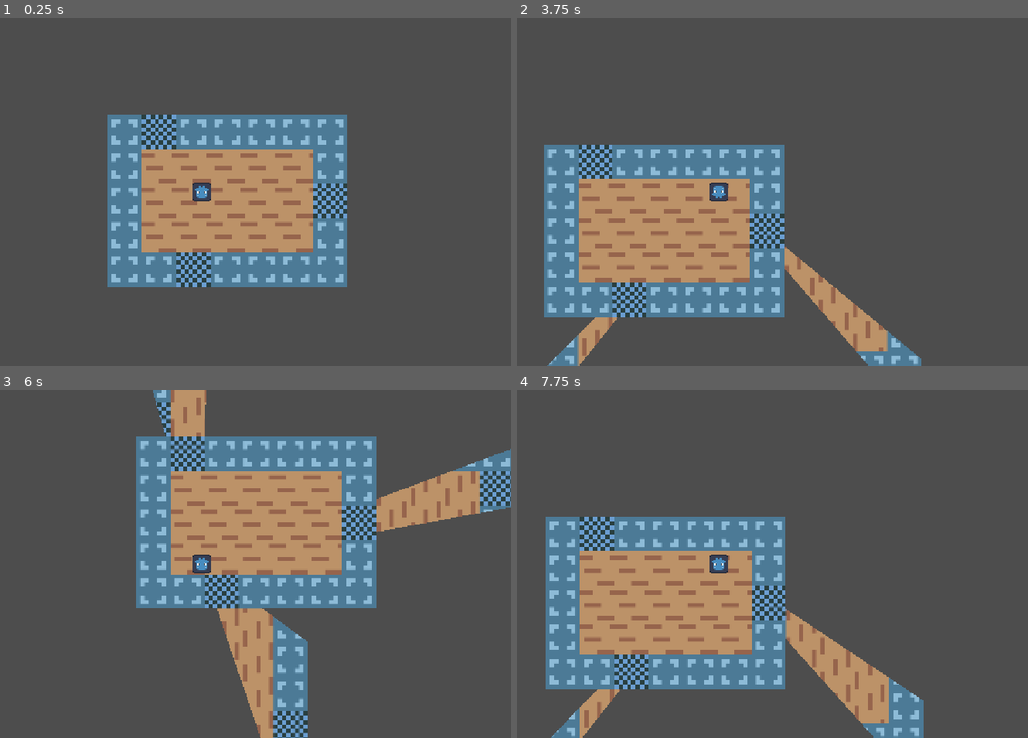
Above: before the commit, frames 1-4 (two rows, left to right).
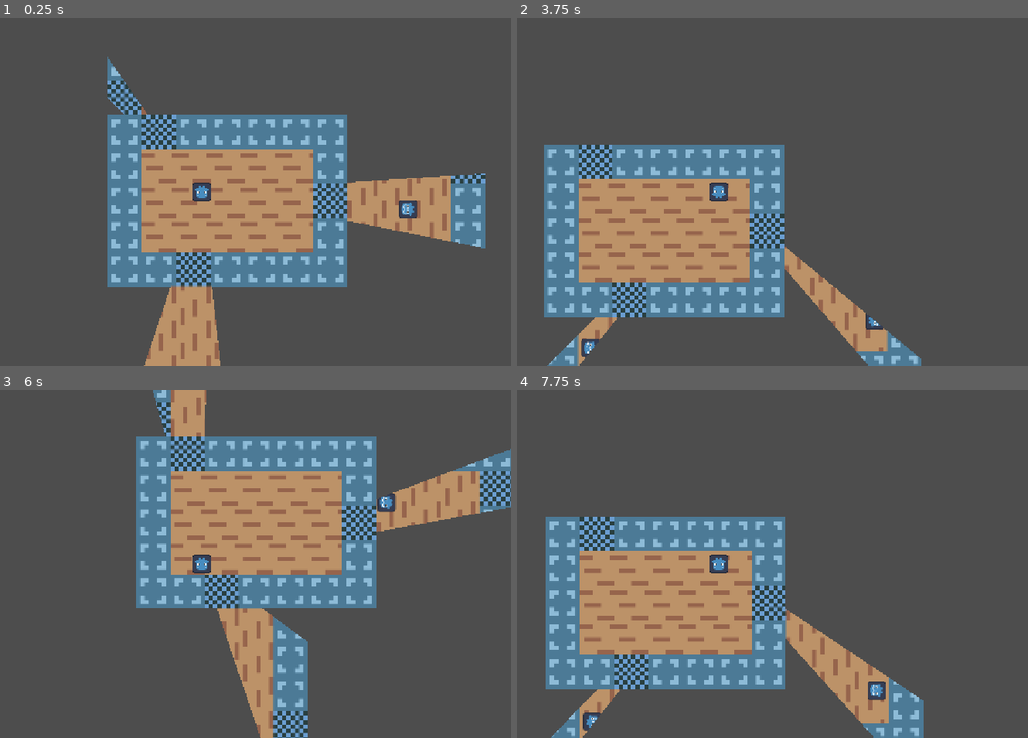
Above: after the commit, the same moments.

Repository: InsanityOnAMachine/portal-testing
Game: Godot game, scene res://Portals/demo/portal_testing.tscn
Same seed, same stepped clock (60 frames per second), same inputs: the game is played once before the commit and once after it.
Inputs:
- Up to frame 1 (0.25 s): no input
- Up to frame 2 (3.75 s): tap Enter at 0.5 s; hold D 0.53-1.28 s; hold S 1.28-2.03 s; hold D 2.03-2.78 s; tap Space at 2.75 s; hold W 2.78-3.53 s; hold A from 3.53 s (still down)
- Up to frame 3 (6 s): release A at 5.03 s; hold S 5.03-5.78 s; hold D from 5.78 s (still down)
- Up to frame 4 (7.75 s): release D at 6.53 s; hold W 6.53-7.28 s; hold D from 7.28 s (still down)

The runs differ from the first frame. In frame 1, 7.6% of the frame differs, in the area x 21-96%, y 11-100%; in frame 2, 0.2%; in frame 3, 0.2%; in frame 4, 0.3%.

Commit message:
separated PortalRenderer

Diff:
--- a/Portals/demo/basic_mover.gd
+++ b/Portals/demo/basic_mover.gd
@@ -17,6 +17,7 @@
 
 
 func _process(delta):
+	super._process(delta)
 
 	var any_pressed = false
 
--- a/Portals/demo/portal_testing.tscn
+++ b/Portals/demo/portal_testing.tscn
@@ -7,6 +7,19 @@
 [ext_resource type="Texture2D" uid="uid://bxav4rgy06bqu" path="res://Portals/demo/demo_wall_floor.png" id="4_nxjg0"]
 [ext_resource type="TileSet" uid="uid://bpqxcxa6caqvm" path="res://Portals/demo/demo-floor-wall.tres" id="4_xe3h3"]
 [ext_resource type="PackedScene" uid="uid://60dt68xoca71" path="res://Portals/demo/player.tscn" id="7_asoeu"]
+[ext_resource type="Script" uid="uid://p55dljw7xr2e" path="res://Portals/portal_renderer.gd" id="8_nxjg0"]
+
+[sub_resource type="ViewportTexture" id="ViewportTexture_nxjg0"]
+viewport_path = NodePath("SubViewport")
+
+[sub_resource type="ViewportTexture" id="ViewportTexture_xe3h3"]
+viewport_path = NodePath("SubViewport")
+
+[sub_resource type="ViewportTexture" id="ViewportTexture_7ciuo"]
+viewport_path = NodePath("SubViewport")
+
+[sub_resource type="ViewportTexture" id="ViewportTexture_reody"]
+viewport_path = NodePath("SubViewport")
 
 [sub_resource type="RectangleShape2D" id="RectangleShape2D_8i87d"]
 size = Vector2(512, 384)
@@ -17,12 +30,28 @@
 [sub_resource type="RectangleShape2D" id="RectangleShape2D_nxjg0"]
 size = Vector2(128, 128)
 
+[sub_resource type="ViewportTexture" id="ViewportTexture_ddsex"]
+viewport_path = NodePath("SubViewport")
+
+[sub_resource type="ViewportTexture" id="ViewportTexture_btufk"]
+viewport_path = NodePath("SubViewport")
+
+[sub_resource type="ViewportTexture" id="ViewportTexture_ky5ex"]
+viewport_path = NodePath("SubViewport")
+
+[sub_resource type="ViewportTexture" id="ViewportTexture_gxnn7"]
+viewport_path = NodePath("SubViewport")
+
+[sub_resource type="ViewportTexture" id="ViewportTexture_6hcyo"]
+viewport_path = NodePath("SubViewport")
+
 [node name="PortalTesting" type="Node2D" unique_id=1748066431]
 
 [node name="Room1" type="Node2D" parent="." unique_id=878595566]
 
 [node name="PortalRoom" parent="Room1" unique_id=1972959863 node_paths=PackedStringArray("portals") instance=ExtResource("1_3ulh2")]
 portals = [NodePath("../Sprite2D/Portal"), NodePath("../Sprite2D2/Portal"), NodePath("../Sprite2D3/Portal")]
+texture = SubResource("ViewportTexture_nxjg0")
 size = Vector2(448, 320)
 debug = false
 
@@ -78,6 +107,7 @@
 
 [node name="PortalRoom" parent="Room2" unique_id=1531253500 node_paths=PackedStringArray("portals") instance=ExtResource("1_3ulh2")]
 portals = [NodePath("../Sprite2D/Portal"), NodePath("../Sprite2D2/Portal"), NodePath("../Sprite2D3/Portal"), NodePath("../Sprite2D4/Portal"), NodePath("../Sprite2D5/Portal")]
+texture = SubResource("ViewportTexture_xe3h3")
 size = Vector2(320, 576)
 debug = false
 
@@ -167,6 +197,7 @@
 
 [node name="PortalRoom" parent="Room3" unique_id=520854967 node_paths=PackedStringArray("portals") instance=ExtResource("1_3ulh2")]
 portals = [NodePath("../Sprite2D/Portal"), NodePath("../Sprite2D2/Portal"), NodePath("../Sprite2D3/Portal"), NodePath("../Sprite2D4/Portal")]
+texture = SubResource("ViewportTexture_7ciuo")
 size = Vector2(384, 384)
 debug = false
 
@@ -239,6 +270,7 @@
 
 [node name="PortalRoom" parent="Room4" unique_id=814772763 node_paths=PackedStringArray("portals") instance=ExtResource("1_3ulh2")]
 portals = [NodePath("../Sprite2D/Portal"), NodePath("../Left/Portal"), NodePath("../Up/Portal"), NodePath("../Right/Por …(245 unchanged characters)…
+texture = SubResource("ViewportTexture_reody")
 size = Vector2(896, 768)
 debug = false
 
@@ -448,6 +480,7 @@
 [node name="PortalRoom" parent="Room5" unique_id=715749654 node_paths=PackedStringArray("portals") instance=ExtResource("1_3ulh2")]
 position = Vector2(-64, 0)
 portals = [NodePath("../Sprite2D/Portal"), NodePath("../Sprite2D3/Portal"), NodePath("../Sprite2D4/Portal")]
+texture = SubResource("ViewportTexture_ddsex")
 size = Vector2(320, 256)
 debug = false
 
@@ -504,6 +537,7 @@
 [node name="PortalRoom" parent="Room6" unique_id=1557462900 node_paths=PackedStringArray("portals") instance=ExtResource("1_3ulh2")]
 position = Vector2(0, -8)
 portals = [NodePath("../Sprite2D/Portal"), NodePath("../Sprite2D2/Portal"), NodePath("../Sprite2D3/Portal")]
+texture = SubResource("ViewportTexture_btufk")
 size = Vector2(1152, 576)
 debug = false
 
@@ -561,6 +595,7 @@
 [node name="PortalRoom" parent="Room7" unique_id=747714275 node_paths=PackedStringArray("portals") instance=ExtResource("1_3ulh2")]
 position = Vector2(-448, -320)
 portals = [NodePath("../Sprite2D/Portal"), NodePath("../Sprite2D2/Portal")]
+texture = SubResource("ViewportTexture_ky5ex")
 size = Vector2(1152, 832)
 debug = false
 
@@ -602,6 +637,7 @@
 [node name="PortalRoom" parent="Room9" unique_id=1452346393 node_paths=PackedStringArray("portals") instance=ExtResource("1_3ulh2")]
 position = Vector2(-256, -256)
 portals = [NodePath("../Sprite2D/Portal"), NodePath("../Sprite2D2/Portal")]
+texture = SubResource("ViewportTexture_gxnn7")
 size = Vector2(1152, 896)
 debug = false
 
@@ -642,6 +678,7 @@
 
 [node name="PortalRoom" parent="Room8" unique_id=521415377 node_paths=PackedStringArray("portals") instance=ExtResource("1_3ulh2")]
 portals = [NodePath("../Sprite2D/Portal"), NodePath("../Sprite2D2/Portal"), NodePath("../Sprite2D3/Portal")]
+texture = SubResource("ViewportTexture_6hcyo")
 size = Vector2(576, 704)
 debug = false
 
@@ -706,9 +743,17 @@
 collision_enabled = false
 navigation_enabled = false
 
-[node name="Player" parent="." unique_id=1601391877 node_paths=PackedStringArray("current_room") instance=ExtResource("7_asoeu")]
+[node name="Player" parent="." unique_id=1601391877 node_paths=PackedStringArray("renderer", "current_room") instance=ExtResource("7_asoeu")]
+visibility_layer = 1
 position = Vector2(176.00002, 144)
+renderer = NodePath("../PortalRenderer")
 current_room = NodePath("../Room1/PortalRoom")
+
+[node name="PortalRenderer" type="Node2D" parent="." unique_id=1592703668]
+top_level = true
+visibility_layer = 2
+script = ExtResource("8_nxjg0")
+metadata/_custom_type_script = "uid://p55dljw7xr2e"
 
 [connection signal="area_entered" from="Room4/Rotator" to="Room4/Rotator" method="_on_area_entered"]
 [connection signal="area_exited" from="Room4/Rotator" to="Room4/Rotator" method="_on_area_exited"]
--- a/Portals/portal_origin.gd
+++ b/Portals/portal_origin.gd
@@ -23,7 +23,7 @@
 ## although Godot seems to handle this pretty well.
 @export var gen_each_frame: bool
 
-var all_meshes: Array[ViewMesh]
+@export var renderer: PortalRenderer
 
 ## Show the bounds of all rooms one room away from the current one
 @export var show_external_bounds: bool:
@@ -45,6 +45,10 @@
 	set(v):
 		show_mesh_bounds = v
 		queue_redraw()
+
+func _ready():
+	if !current_room: push_warning("PortalOrigin ", self, "'s 'current_room' property is null"); return
+	if !renderer: push_warning("PortalOrigin ", self, "'s 'renderer' property is null")
 
 func _process(_delta):
 	if Engine.is_editor_hint(): return
@@ -52,12 +56,9 @@
 
 ## Generates and stores all the ViewMeshes from the current position
 func gen_portals():
-	if !current_room: return
-
-	all_meshes = get_meshes(current_room, global_position, iterations)
-	all_meshes.sort_custom(func(a, b): return b.y > a.y)
-
-	queue_redraw()
+	if !current_room: push_warning("gen_portals() called on a PortalOrigin with no assigned room"); return
+	if !renderer: push_warning("gen_portals() called on a PortalOrigin with no assigned renderer"); return
+	renderer.meshes = get_meshes(current_room, global_position, iterations)
 
 ## Given a room and position within that room, get all the meshes you can from lookin' thru that
 ## room's portals; and the iter parameter is for recursion;
@@ -229,13 +230,6 @@
 
 	draw_set_transform_matrix(global_transform.affine_inverse())
 
-	if !Engine.is_editor_hint():
-		for x in all_meshes:
-			draw_mesh(x.get_mesh(), x.room.texture, Transform2D(0, Vector2.ZERO))
-		# sometimes the draw system needs an extra slap in the face to remember to draw the meshes above
-		# this non-circle does the job somehow
-		draw_circle(Vector2.ZERO, 0, Color.RED)
-
 	if (show_test_angles or show_portal_visibility_ranges or show_mesh_bounds):
 		# we get the meshes with an iter of zero, and since we're drawing, the debug data gets shown!
 		var meshes = get_meshes(current_room, global_position)
--- /dev/null
+++ b/Portals/portal_renderer.gd
@@ -0,0 +1,16 @@
+class_name PortalRenderer extends Node2D
+
+var meshes: Array[ViewMesh]:
+	set(v):
+		meshes = v
+		meshes.sort_custom(func(a, b): return b.y > a.y)
+		queue_redraw()
+
+func _draw():
+	draw_set_transform_matrix(global_transform.affine_inverse())
+
+	for x in meshes:
+		draw_mesh(x.get_mesh(), x.room.texture, Transform2D(0, Vector2.ZERO))
+	# sometimes the draw system needs an extra slap in the face to remember to draw the meshes above
+	# this non-circle does the job somehow
+	draw_circle(Vector2.ZERO, 0, Color.RED)
--- a/Portals/portal_room.tscn
+++ b/Portals/portal_room.tscn
@@ -15,7 +15,7 @@
 disable_3d = true
 handle_input_locally = false
 debug_draw = 1
-canvas_cull_mask = 4294966273
+canvas_cull_mask = 1
 size = Vector2i(64, 64)
 render_target_update_mode = 3
 
Not shown, added: Portals/portal_renderer.gd.uid
Not shown, changed: Portals/tutorials/getting-started.md
